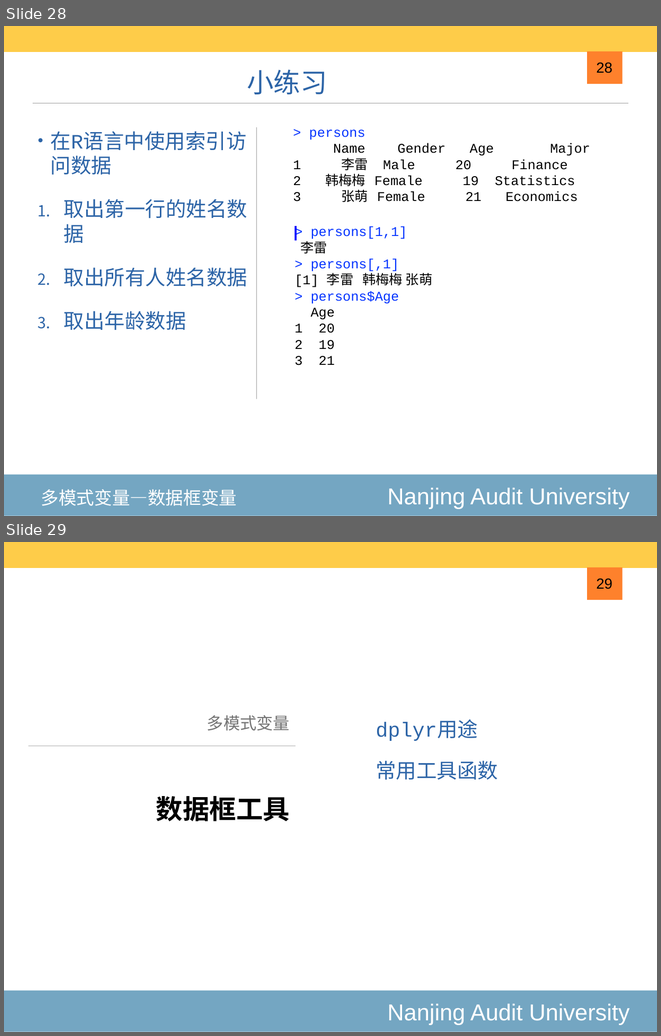
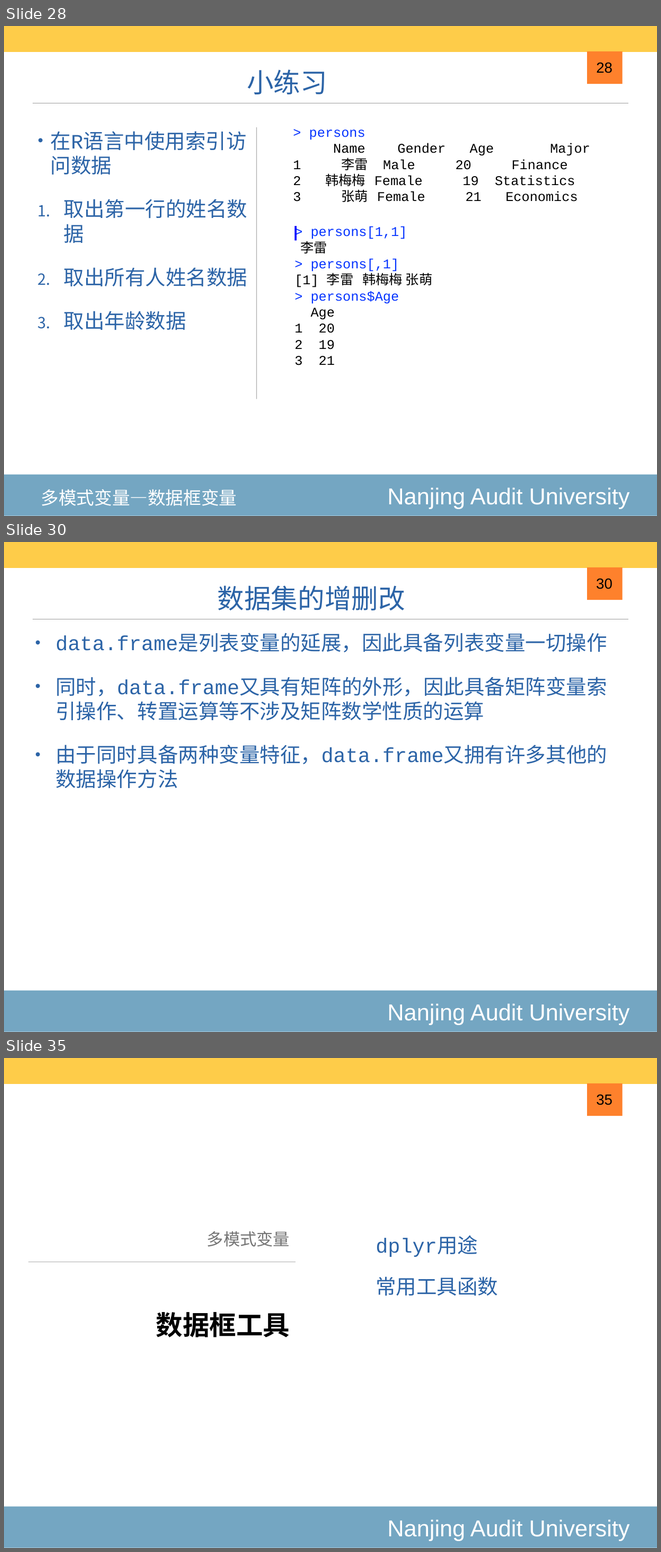
Before and after one commit to exoplanetX/DataAnalytics, a slide deck: 2020-3-高级数据结构.pptx. Shown one above the other, each under a label of ours: slides 28 and 29 before the commit, slides 28, 30 and 35 after it; the slides between them are not shown. The pictures are 661x1036 and 661x1552 pixels, drawn with LibreOffice and Linux fonts; fonts in the diff are those of the drawing. Boxes give left, top, right and bottom in pixels: in the first picture for what was removed or moved away, otherwise in the second. Text is boxed around its words. In the diff, an @@ line names an element or a change of style, - is before the commit and + after.

```diff
--- a/2020-3-高级数据结构.pptx
+++ b/2020-3-高级数据结构.pptx
@@ slide 30 added at <box>4,542,657,1032</box>, background #FFFFFF; not listed: 4 template elements that a slide beside it also shows @@
@@ title added at <box>218,585,405,610</box>, 42 pt, text #2C64A7 @@
+数据集的增删改
@@ page number added at <box>596,578,612,589</box>, 23 pt, text #000000 @@
+30
@@ text added at <box>55,636,607,764</box>, 32 pt, text #2C64A7 @@
+• data.frame是列表变量的延展，因此具备列表变量一切操作
+• 同时，data.frame又具有矩阵的外形，因此具备矩阵变量索引操作、转置运算等不涉及矩阵数学性质的运算
+• 由于同时具备两种变量特征，data.frame又拥有许多其他的数据操作方法
@@ what was slide 29 is now slide 35 @@
@@ page number at <box>596,1094,612,1105</box>: text changed @@
-29
+35
```
Also in this commit, not shown: 5 other slides added.
